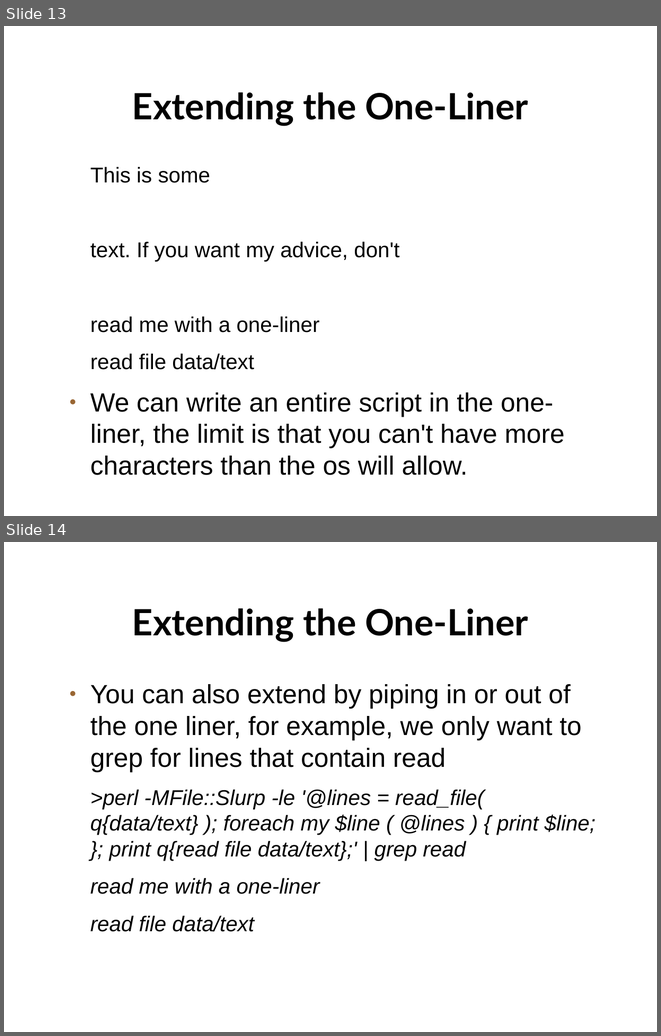
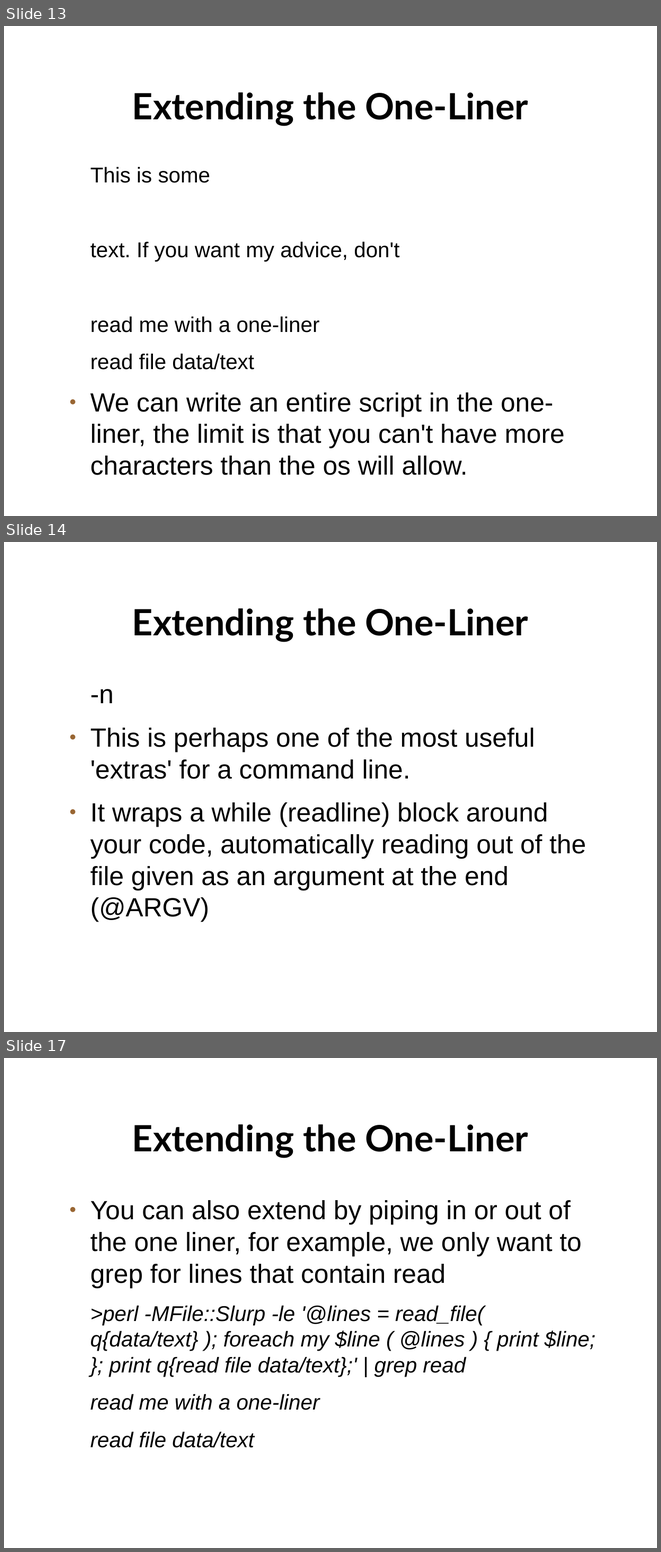
Before and after one commit to setitesuk/basic_perl_course, a slide deck: 11-one_liners/one_liners.odp. Shown one above the other, each under a label of ours: slides 13 and 14 before the commit, slides 13, 14 and 17 after it; the slides between them are not shown. The pictures are 661x1036 and 661x1552 pixels, drawn with LibreOffice and Linux fonts; fonts in the diff are those of the drawing; background and template pictures are left out. Boxes give left, top, right and bottom in pixels: in the first picture for what was removed or moved away, otherwise in the second. Text is boxed around its words. In the diff, an @@ line names an element or a change of style, - is before the commit and + after.

Commit message:
extend one-liners to include the n and i flags

```diff
--- a/11-one_liners/one_liners.odp
+++ b/11-one_liners/one_liners.odp
@@ slide 14 added at (4,542,657,1032), background picture (left out) @@
@@ title added at (132,608,528,642), 44 pt, text #000000, bold @@
+Extending the One-Liner
@@ text added at (90,689,586,921), 32 pt, text #000000 @@
+-n
+● This is perhaps one of the most useful 'extras' for a command line.
+● It wraps a while (readline) block around your code, automatically reading out of the file given as an argument at the end (@ARGV)
@@ what was slide 14 is now slide 17 @@
```
Also in this commit, not shown: 1 slide changed, 2 other slides added, 3 other files.
